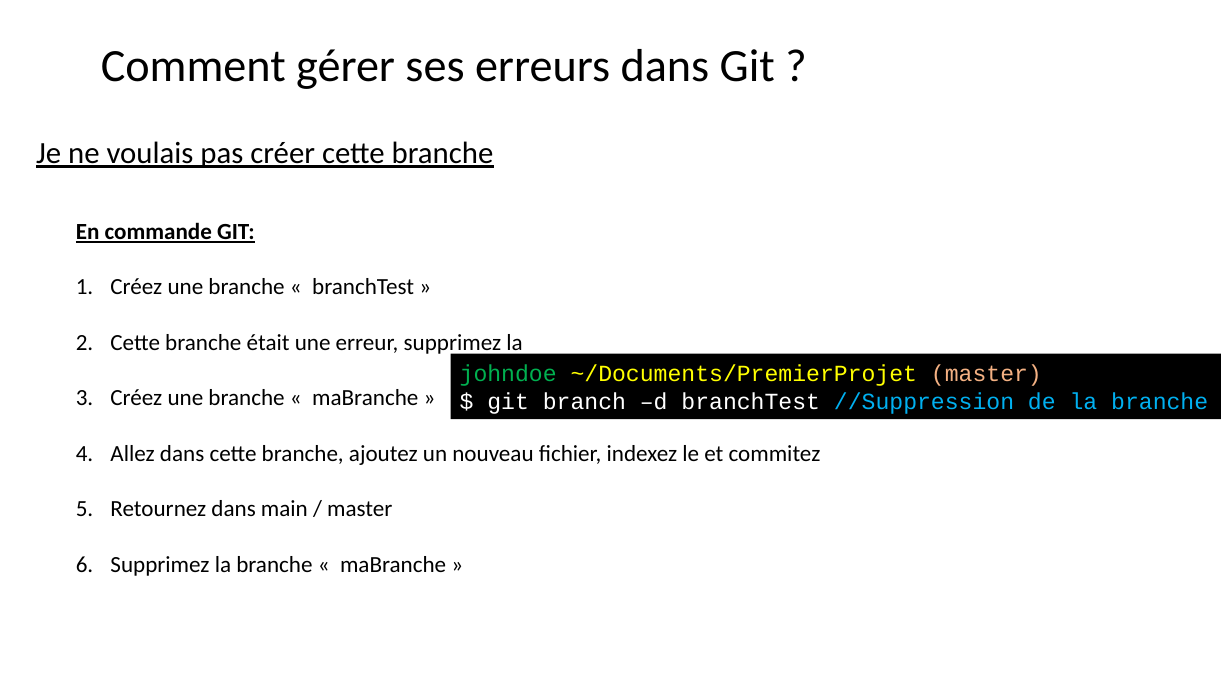
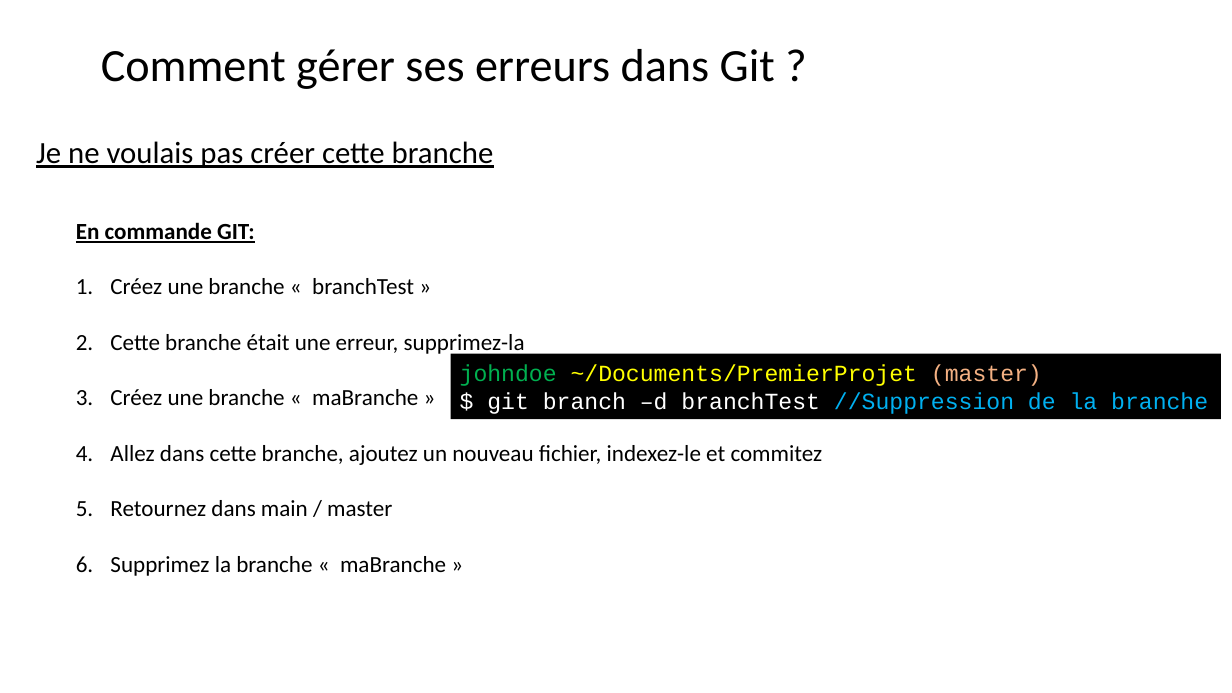
Before and after one commit to BenRobert38/BUT3-GIT-2025, a slide deck: slide 27 of Cours/BUT3-Cours2.pptx. Drawn at 1232x693 pixels with LibreOffice and Linux fonts; fonts in the diff are those of the drawing. Boxes give left, top, right and bottom in pixels: in the first picture for what was removed or moved away, otherwise in the second. Text is boxed around its words. In the diff, an @@ line names an element or a change of style, - is before the commit and + after.

```diff
--- a/Cours/BUT3-Cours2.pptx
+++ b/Cours/BUT3-Cours2.pptx
@@ text at [110, 334, 525, 356]: text changed @@
-2. Cette branche était une erreur, supprimez la
+2. Cette branche était une erreur, supprimez-la
@@ text at [110, 445, 823, 465]: text changed @@
-4. Allez dans cette branche, ajoutez un nouveau fichier, indexez le et commitez
+4. Allez dans cette branche, ajoutez un nouveau fichier, indexez-le et commitez
```
Also in this commit, not shown: 13 other slides changed, 1 other file.
